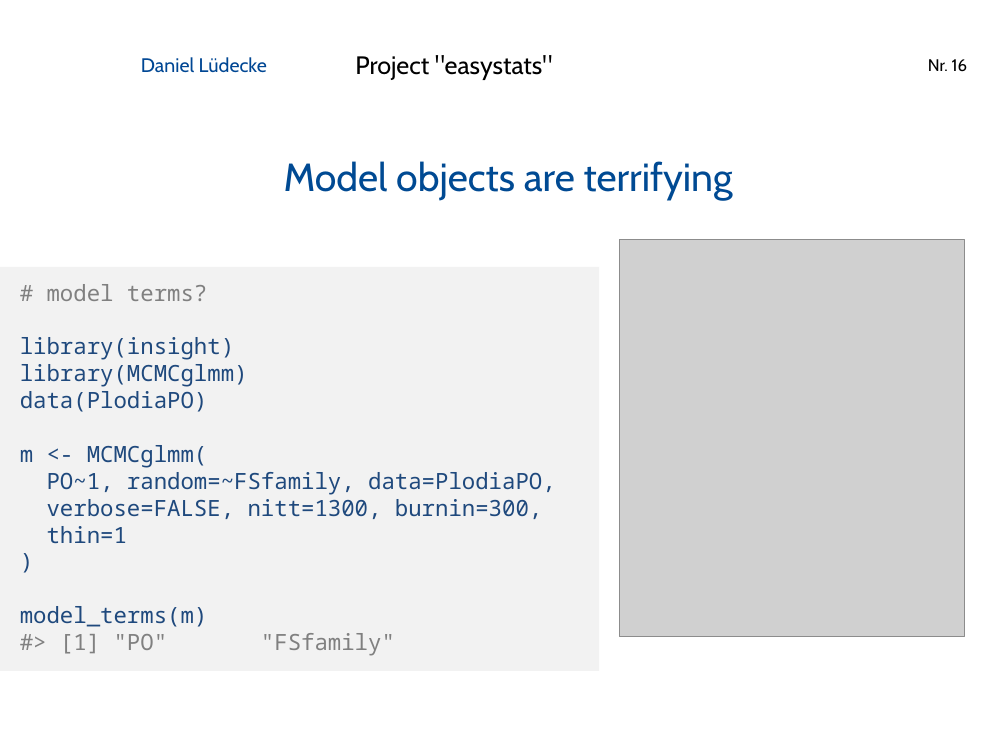
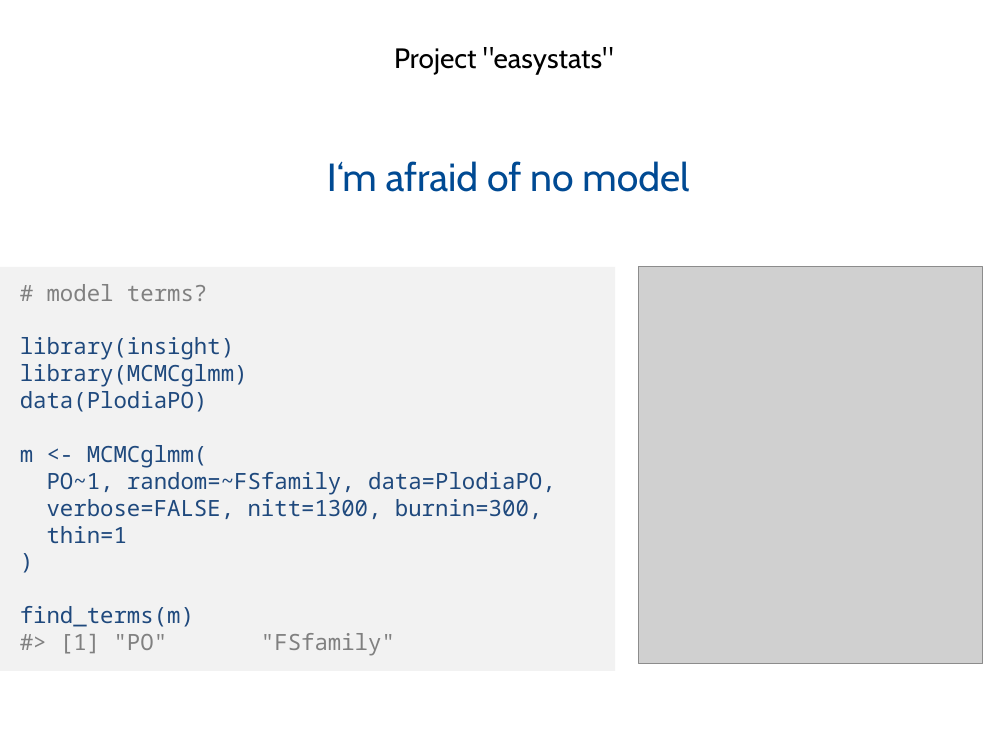
Before and after one commit to easystats/easystats, a slide deck: slide 16 of presentations/2019-02_Hamburg_RUG/1902 Hamburg RUG easystats.pptx. Drawn at 1008x756 pixels with LibreOffice and Linux fonts; fonts in the diff are those of the drawing; grey boxes stand for pictures; background and template pictures are left out. Boxes give left, top, right and bottom in pixels: in the first picture for what was removed or moved away, otherwise in the second. Text is boxed around its words. In the diff, an @@ line names an element or a change of style, - is before the commit and + after.

Commit message:
update presentation

```diff
--- a/presentations/2019-02_Hamburg_RUG/1902 Hamburg RUG easystats.pptx
+++ b/presentations/2019-02_Hamburg_RUG/1902 Hamburg RUG easystats.pptx
@@ text "Project "easystats"": place and size @@
-text "Project "easystats"" at [355,55,553,80]
+text "Project "easystats"" at [394,47,614,75]
@@ text "Project "easystats"" at [394,47,614,75]: size 18 to 20 pt; alignment left to centre @@
@@ text removed at [141,57,267,73] @@
-Daniel Lüdecke
@@ page number removed at [928,59,967,72] @@
-Nr. 16
@@ title at [327,161,689,192]: text changed @@
-Model objects are terrifying
+I‘m afraid of no model
@@ rectangle "# model terms?": place and size @@
-rectangle "# model terms?" at [0,267,599,671]
+rectangle "# model terms?" at [0,267,615,671]
@@ picture: place and size @@
-picture at [619,240,964,637]
+picture at [639,267,983,664]
@@ text in rectangle at [20,606,194,627]: text changed @@
-model_terms(m)
+find_terms(m)
```
Also in this commit, not shown: 12 other slides changed, 1 other file.
